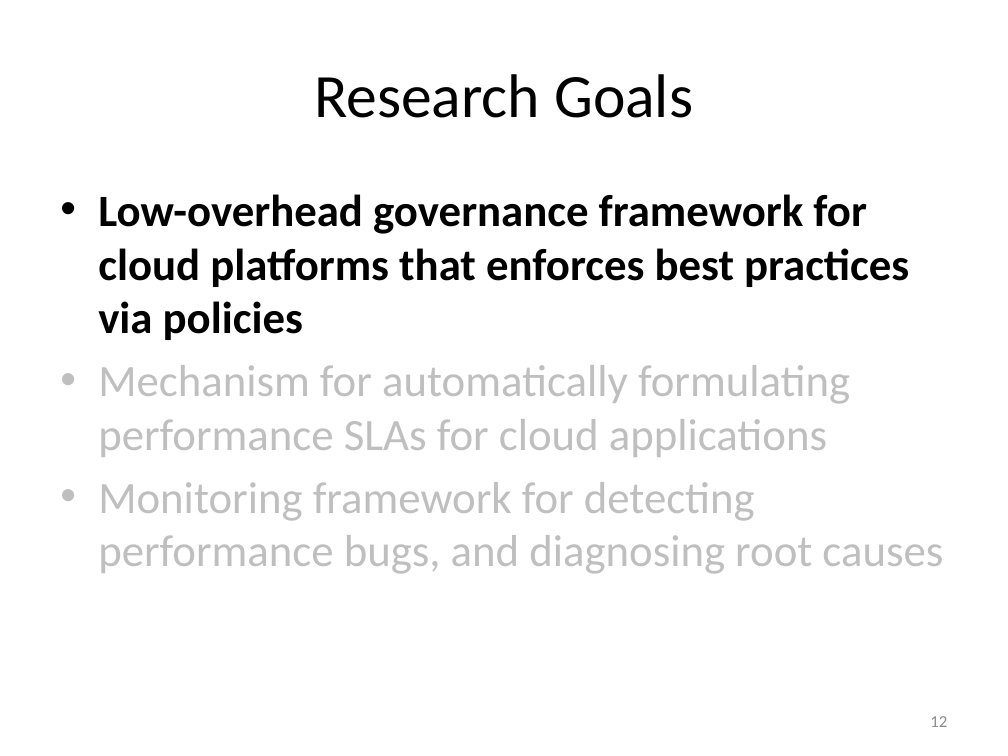
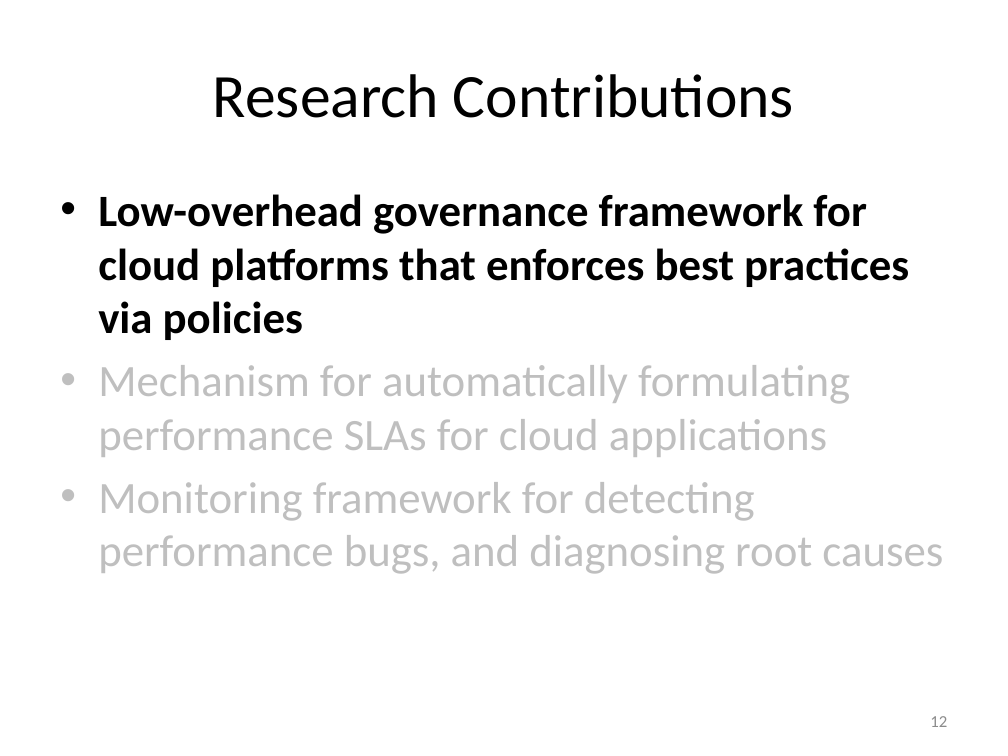
Before and after one commit to Dithn/eager-appscale, a slide deck: slide 12 of Eager/elk-experiment/appserver/system_design.pptx. Drawn at 1008x756 pixels with LibreOffice and Linux fonts; fonts in the diff are those of the drawing. Boxes give left, top, right and bottom in pixels: in the first picture for what was removed or moved away, otherwise in the second. Text is boxed around its words. In the diff, an @@ line names an element or a change of style, - is before the commit and + after.

```diff
--- a/Eager/elk-experiment/appserver/system_design.pptx
+++ b/Eager/elk-experiment/appserver/system_design.pptx
@@ title at [213,74,794,118]: text changed @@
-Research Goals
+Research Contributions
```
Also in this commit, not shown: 4 other slides changed.
